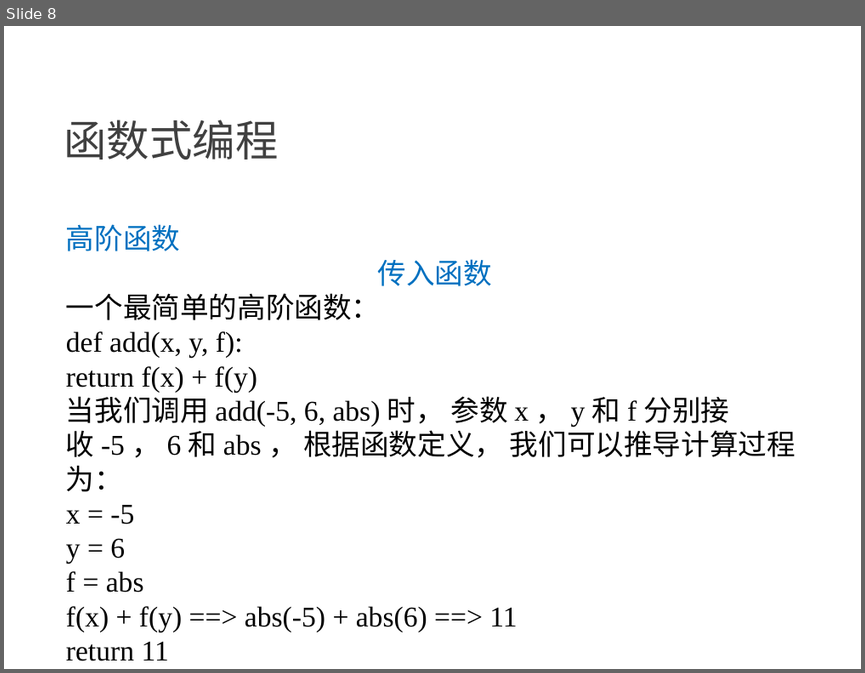
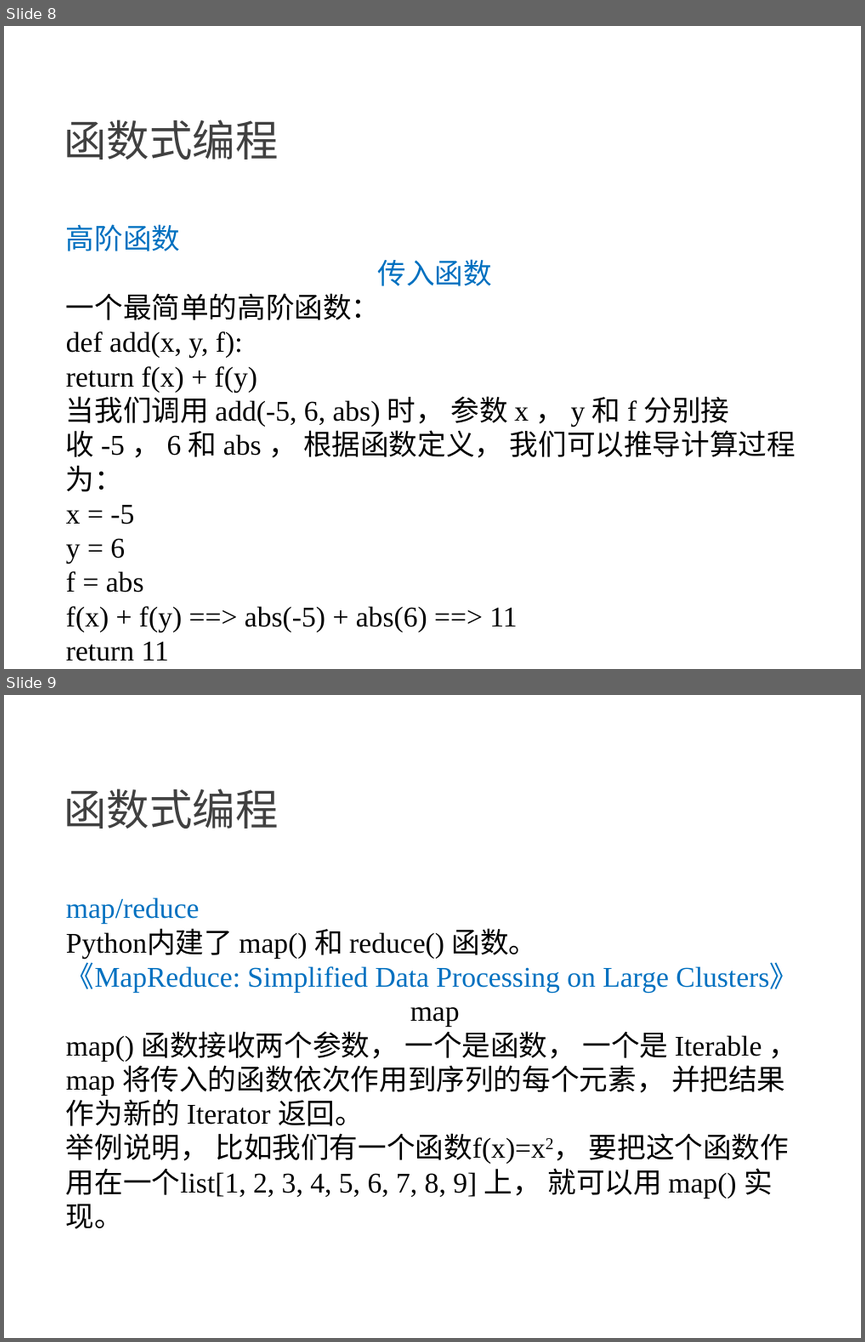
Before and after one commit to NewGr8Player/My-PPT, a slide deck: Python3/4.Python3-函数式编程.pptx. Shown one above the other, each under a label of ours: slide 8 before the commit, slides 8 and 9 after it. The pictures are 865x673 and 865x1342 pixels, drawn with LibreOffice and Linux fonts; fonts in the diff are those of the drawing. Boxes give left, top, right and bottom in pixels: in the first picture for what was removed or moved away, otherwise in the second. Text is boxed around its words. In the diff, an @@ line names an element or a change of style, - is before the commit and + after.

```diff
--- a/Python3/4.Python3-函数式编程.pptx
+++ b/Python3/4.Python3-函数式编程.pptx
@@ slide 9 added at <box>4,695,861,1338</box>, background #FFFFFF @@
@@ text added at <box>64,789,279,828</box>, 36 pt, text #404040 @@
+函数式编程
@@ text added at <box>66,897,798,1197</box>, 24 pt, text #000000 @@
+map/reduce
+Python内建了 map() 和 reduce() 函数。
+《MapReduce: Simplified Data Processing on Large Clusters》
+map
+map() 函数接收两个参数， 一个是函数， 一个是 Iterable ， map 将传入的函数依次作用到序列的每个元素， 并把结果作为新的 Iterator 返回。
+举例说明， 比如我们有一个函数f(x)=x2， 要把这个函数作用在一个list[1, 2, 3, 4, 5, 6, 7, 8, 9] 上， 就可以用 map() 实现。
```
Also in this commit, not shown: 2 other slides added.
